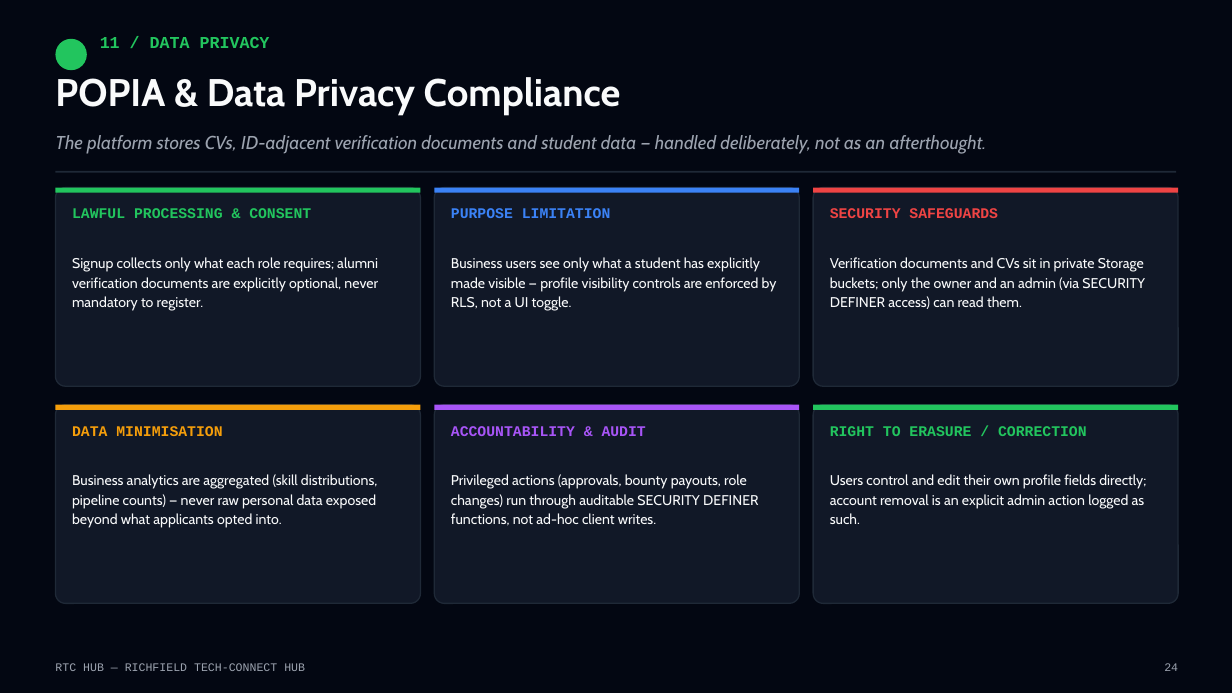
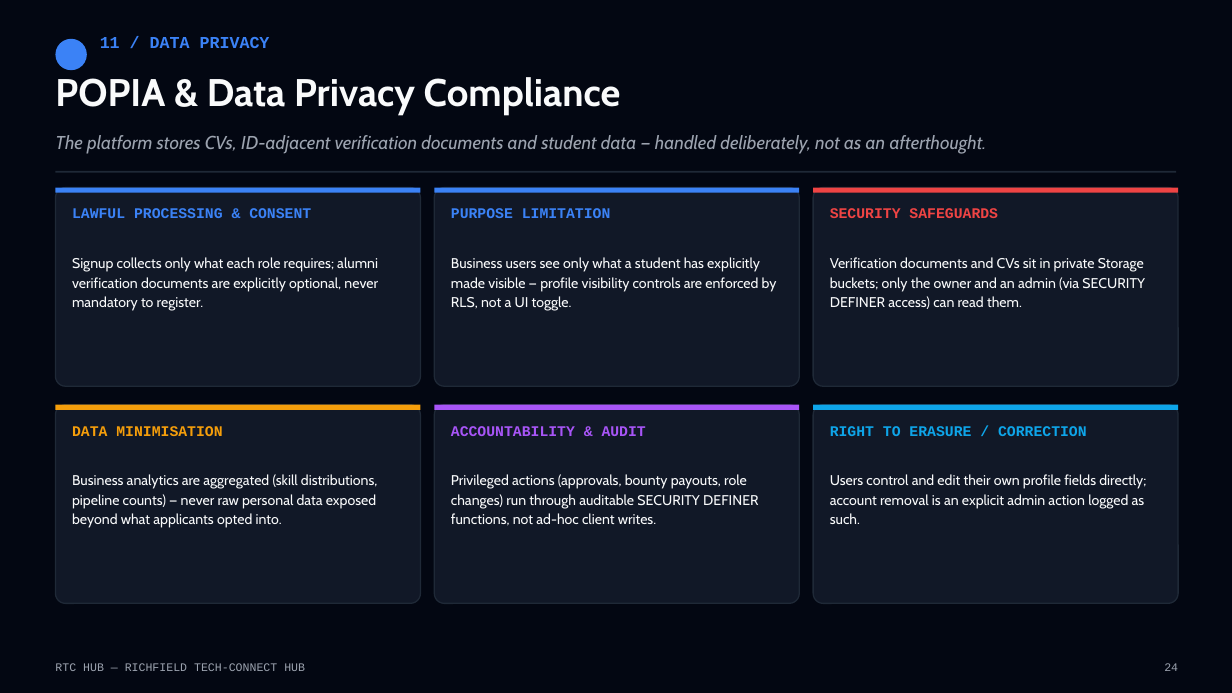
Before and after one commit to victorSam-Ehumadu/RTC-Hub, a slide deck: slide 24 of docs/RTC_Hub_Richfield_Hackathon_2026.pptx. Drawn at 1232x693 pixels with LibreOffice and Linux fonts; fonts in the diff are those of the drawing. Boxes give left, top, right and bottom in pixels: in the first picture for what was removed or moved away, otherwise in the second. Text is boxed around its words. In the diff, an @@ line names an element or a change of style, - is before the commit and + after.

```diff
--- a/docs/RTC_Hub_Richfield_Hackathon_2026.pptx
+++ b/docs/RTC_Hub_Richfield_Hackathon_2026.pptx
@@ rounded rectangle at <box>55,39,87,70</box>: fill #22C55E to #3B82F6 @@
@@ text "11 / DATA PRIVACY" at <box>100,37,270,48</box>: text colour #22C55E to #3B82F6 @@
@@ rectangle at <box>55,188,421,193</box>: fill #22C55E to #3B82F6 @@
@@ text "LAWFUL PROCESSING & CONSENT" at <box>72,208,311,218</box>: text colour #22C55E to #3B82F6 @@
@@ rectangle at <box>813,405,1178,410</box>: fill #22C55E to #0EA5E9 @@
@@ text "RIGHT TO ERASURE / CORRECTION" at <box>830,426,1087,436</box>: text colour #22C55E to #0EA5E9 @@
```
Also in this commit, not shown: 27 other slides changed.
